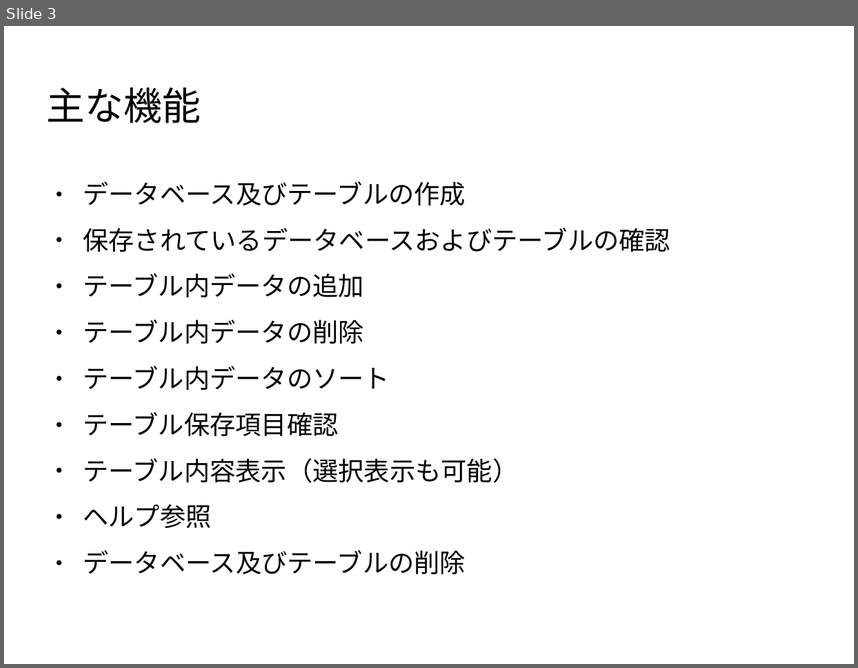
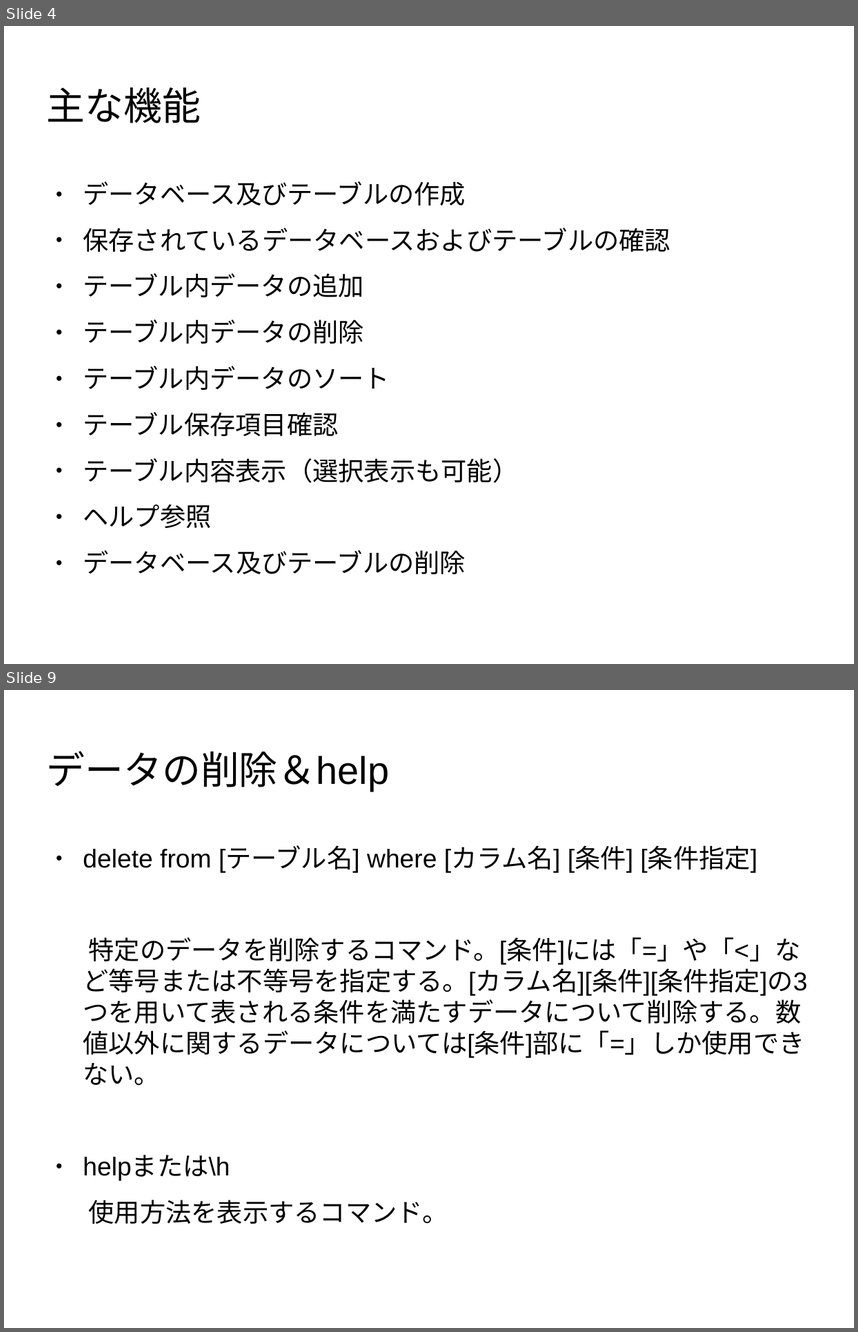
Before and after one commit to kuboshiba/KuboQL, a slide deck: KuboQL.odp. Shown one above the other, each under a label of ours: slide 3 before the commit, slides 4 and 9 after it; the slides between them are not shown. The pictures are 858x668 and 858x1332 pixels, drawn with LibreOffice and Linux fonts; fonts in the diff are those of the drawing; background and template pictures are left out. Boxes give left, top, right and bottom in pixels: in the first picture for what was removed or moved away, otherwise in the second. Text is boxed around its words. In the diff, an @@ line names an element or a change of style, - is before the commit and + after.

Commit message:
プレゼンテージョン仮完成

```diff
--- a/KuboQL.odp
+++ b/KuboQL.odp
@@ slide 9 added at (x1=4, y1=690, x2=854, y2=1328), background picture (left out) @@
@@ title added at (x1=47, y1=751, x2=390, y2=792), 36 pt, text #000000 @@
+データの削除＆help
@@ text added at (x1=83, y1=847, x2=807, y2=1223), 24.1 pt, text #000000 @@
+● delete from [テーブル名] where [カラム名] [条件] [条件指定]
+特定のデータを削除するコマンド。[条件]には「=」や「<」など等号または不等号を指定する。[カラム名][条件][条件指定]の3つを用いて表される条件を満たすデータについて削除する。数値以外に関するデータについては[条件]部に「=」しか使用できない。
+● helpまたは\h
+使用方法を表示するコマンド。
@@ what was slide 3 is now slide 4 @@
```
Also in this commit, not shown: 2 slides changed, 7 other slides added.
